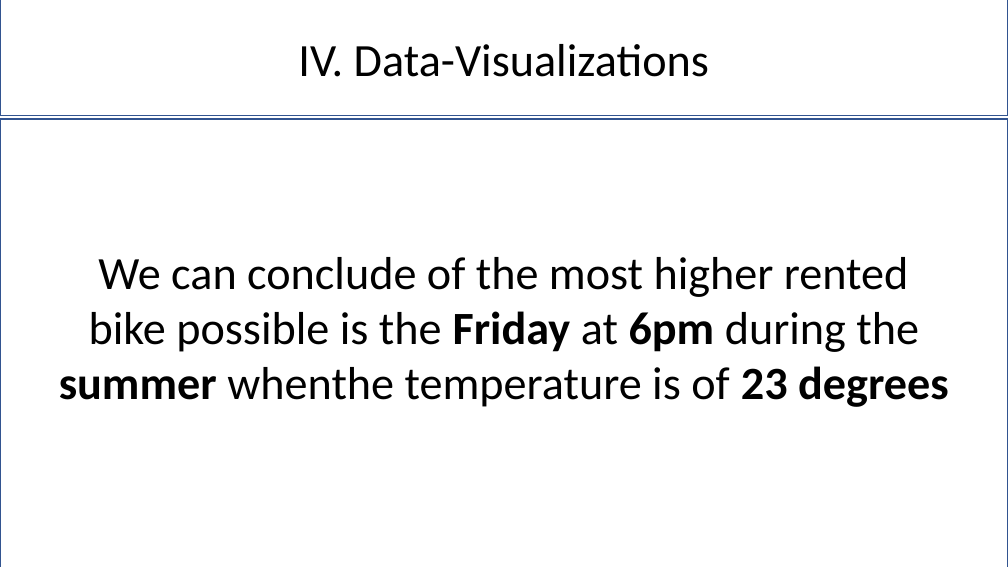
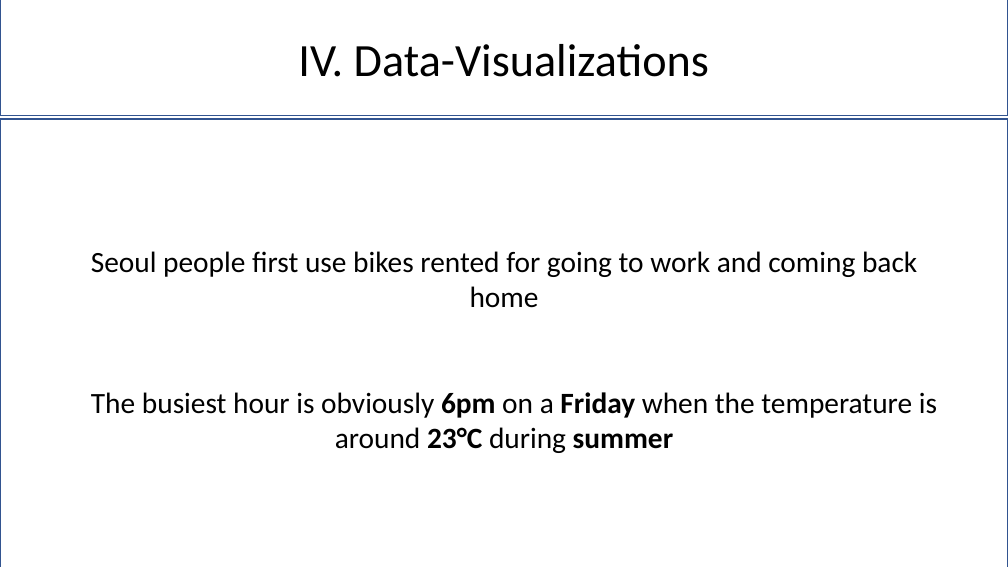
Before and after one commit to Pierre-Portfolio/Seoul-Bike-Sharing, a slide deck: slide 11 of livrable/rapport/SeoulPierreAnthony.pptx. Drawn at 1008x567 pixels with LibreOffice and Linux fonts; fonts in the diff are those of the drawing; background and template pictures are left out. Boxes give left, top, right and bottom in pixels: in the first picture for what was removed or moved away, otherwise in the second. Text is boxed around its words. In the diff, an @@ line names an element or a change of style, - is before the commit and + after.

```diff
--- a/livrable/rapport/SeoulPierreAnthony.pptx
+++ b/livrable/rapport/SeoulPierreAnthony.pptx
@@ text at (91,251,937,453): text changed; size 44 to 28 pt @@
-We can conclude of the most higher rented bike possible is the Friday at 6pm during the summer whenthe temperature is of 23 degrees
+Seoul people first use bikes rented for going to work and coming back home
+The busiest hour is obviously 6pm on a Friday when the temperature is around 23°C during summer
```
Also in this commit, not shown: 5 other slides changed.
